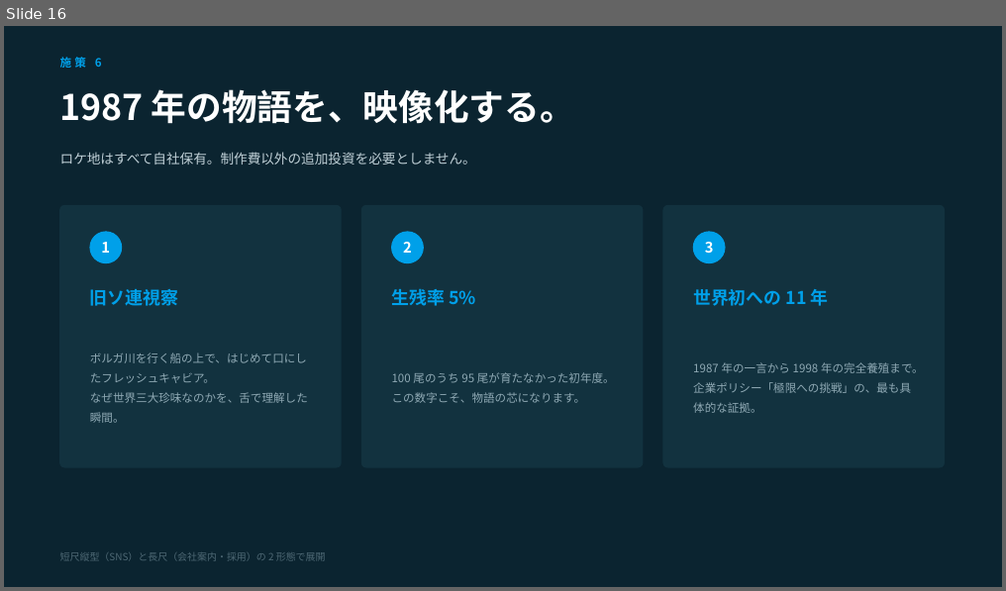
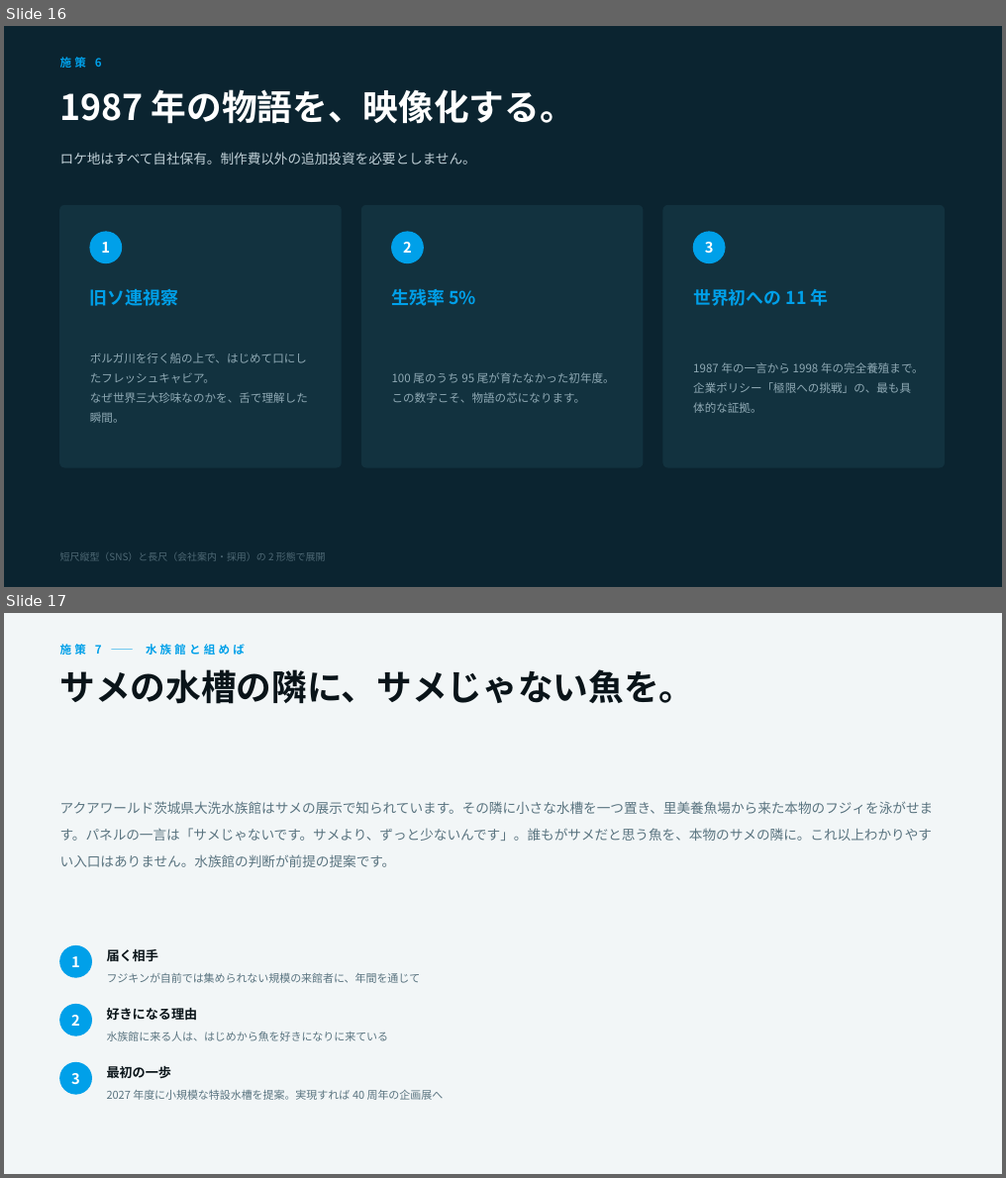
Before and after one commit to Don-BP/fuji_famous, a slide deck: Fujie_Creative/05_submission/フジィは実在する_企画書.pptx. Shown one above the other, each under a label of ours: slide 16 before the commit, slides 16 and 17 after it. The pictures are 1006x591 and 1006x1178 pixels, drawn with LibreOffice and Linux fonts; fonts in the diff are those of the drawing. Boxes give left, top, right and bottom in pixels: in the first picture for what was removed or moved away, otherwise in the second. Text is boxed around its words. In the diff, an @@ line names an element or a change of style, - is before the commit and + after.

```diff
--- a/Fujie_Creative/05_submission/フジィは実在する_企画書.pptx
+++ b/Fujie_Creative/05_submission/フジィは実在する_企画書.pptx
@@ slide 17 added at box(4, 613, 1002, 1174), background #F2F6F7 @@
@@ text added at box(60, 642, 245, 658), 11 pt, text #00A0E9, bold @@
+施策 7 ―― 水族館と組めば
@@ text added at box(60, 669, 695, 704), 34 pt, text #0A1419, bold @@
+サメの水槽の隣に、サメじゃない魚を。
@@ text added at box(60, 801, 934, 867), 13 pt, text #5A7480 @@
+アクアワールド茨城県大洗水族館はサメの展示で知られています。その隣に小さな水槽を一つ置き、里美養魚場から来た本物のフジィを泳がせます。パネルの一言は「サメじゃないです。サメより、ずっと少ないんです」。誰もがサメだと思う魚を、本物のサメの隣に。これ以上わかりやすい入口はありません。水族館の判断が前提の提案です。
@@ ellipse added at box(60, 947, 91, 977), fill #00A0E9, outline #00A0E9 1 pt @@
@@ text added at box(71, 957, 80, 967), 14 pt, text #FFFFFF, bold @@
+1
@@ text added at box(107, 950, 158, 961), 12.5 pt, text #0A1419, bold @@
+届く相手
@@ text added at box(107, 973, 421, 983), 10.5 pt, text #5A7480 @@
+フジキンが自前では集められない規模の来館者に、年間を通じて
@@ ellipse added at box(60, 1004, 91, 1036), fill #00A0E9, outline #00A0E9 1 pt @@
@@ text added at box(71, 1015, 80, 1026), 14 pt, text #FFFFFF, bold @@
+2
@@ text added at box(107, 1008, 198, 1020), 12.5 pt, text #0A1419, bold @@
+好きになる理由
@@ text added at box(107, 1032, 389, 1042), 10.5 pt, text #5A7480 @@
+水族館に来る人は、はじめから魚を好きになりに来ている
@@ ellipse added at box(60, 1062, 91, 1094), fill #00A0E9, outline #00A0E9 1 pt @@
@@ text added at box(71, 1073, 80, 1084), 14 pt, text #FFFFFF, bold @@
+3
@@ text added at box(107, 1066, 172, 1079), 12.5 pt, text #0A1419, bold @@
+最初の一歩
@@ text added at box(107, 1090, 444, 1100), 10.5 pt, text #5A7480 @@
+2027 年度に小規模な特設水槽を提案。実現すれば 40 周年の企画展へ
```
Also in this commit, not shown: 1 slide changed, 4 other slides added, 7 other files.
